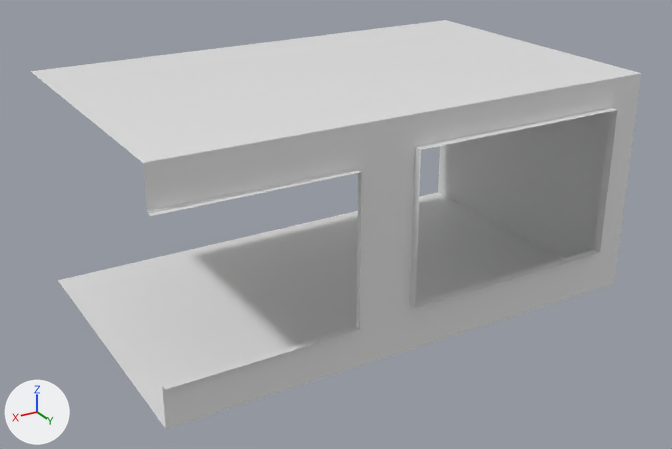
The Blender file room.blend: old version first, new version second.
The view is the same before and after, from a 50 mm lens placed at (9.37, 11.44, 7.26), pointed at (2.12, -0.64, 1.22). The axes (+X, +Y, +Z) are drawn at lower left. The lights are the same throughout.

Objects in the first picture: 'Room'.
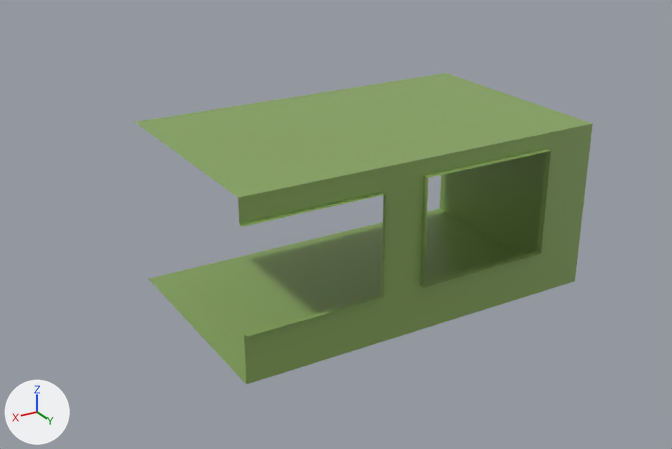
Where the newer file only moved an object's origin or applied its transform, the numbers keep the older frame.

Boxes [x1, y1, x2, y2] around the edits, measured in the pictures (672 x 449 px; the box of a moved part takes in the faces that stretch with it):
```json
{"object": "Room", "change": "recoloured, reshaped, moved, rescaled", "before": [31, 20, 642, 429], "after": [135, 73, 593, 384], "on screen": "white to green, 25% narrower, 24% shorter"}
{"part": 1, "of": "me_cube", "change": "moved or reshaped", "before": [143, 118, 395, 216], "after": [238, 162, 409, 227]}
{"part": 2, "of": "me_cube", "change": "moved or reshaped", "before": [389, 118, 421, 355], "after": [404, 162, 428, 334]}
{"part": 3, "of": "me_cube", "change": "moved or reshaped", "before": [162, 119, 395, 429], "after": [244, 162, 410, 384]}
{"part": 4, "of": "me_cube", "change": "moved or reshaped", "before": [395, 74, 641, 150], "after": [411, 124, 591, 178]}
{"part": 5, "of": "me_cube", "change": "moved or reshaped", "before": [389, 73, 642, 356], "after": [404, 124, 593, 335]}
```

The change, as JSON lines over the scene's bpy script:
```json
{"op": "add", "block": "mat_walls", "code": ["mat_walls = principled_material('walls')", "mat_walls.base_color = (0.247, 0.384, 0.109)  # green #88a75d", "mat_walls.roughness = 0.4"]}
{"block": "me_cube", "where": "me_cube.from_pydata(...)  # 36 vertices, 25 faces; spans x -2.12..6.05, y -3.46..1.73, z 0.0..3.68"}
{"block": "me_cube", "where": "# used by ob_room; location = (0.0, 0.0, 0.0)"}
{"op": "remove", "block": "me_cube", "code": "me_cube.materials.append(mat_material)  # white #e7e7e7"}
{"block": "me_cube", "change": "me_cube part 1: all 10 vertices in x 2.2..6.05, y 1.59..1.73, z 3.06..3.21 are moved by (0.0, 0.0, 0.13)"}
{"block": "me_cube", "change": "me_cube part 2: all 2 vertices in x 2.2, y 1.59..1.73, z 0.78 are moved by (0.0, 0.0, 0.26)"}
{"block": "me_cube", "change": "me_cube part 3: all 8 vertices in x 3.1..6.05, y 1.59..1.71, z 0.65..0.67 are moved by (0.0, 0.0, 0.39)"}
{"block": "me_cube", "change": "me_cube part 4: all 2 vertices in x -1.53, y 1.59..1.73, z 3.21 are moved by (0.66, 0.0, 0.13)"}
{"block": "me_cube", "change": "me_cube part 5: all 2 vertices in x -1.53, y 1.59..1.73, z 0.78 are moved by (0.66, 0.0, 0.26)"}
{"op": "add", "block": "me_cube", "code": "me_cube.materials.append(mat_walls)  # green #88a75d"}
{"op": "set", "path": "ob_room.location", "old": "(0.0, 0.0, 0.0)", "new": "(0.03, -0.05, 0.0)"}
{"op": "set", "path": "ob_room.scale", "old": "(1.0, 1.0, 1.0)", "new": "(0.77, 0.77, 0.77)"}
```
